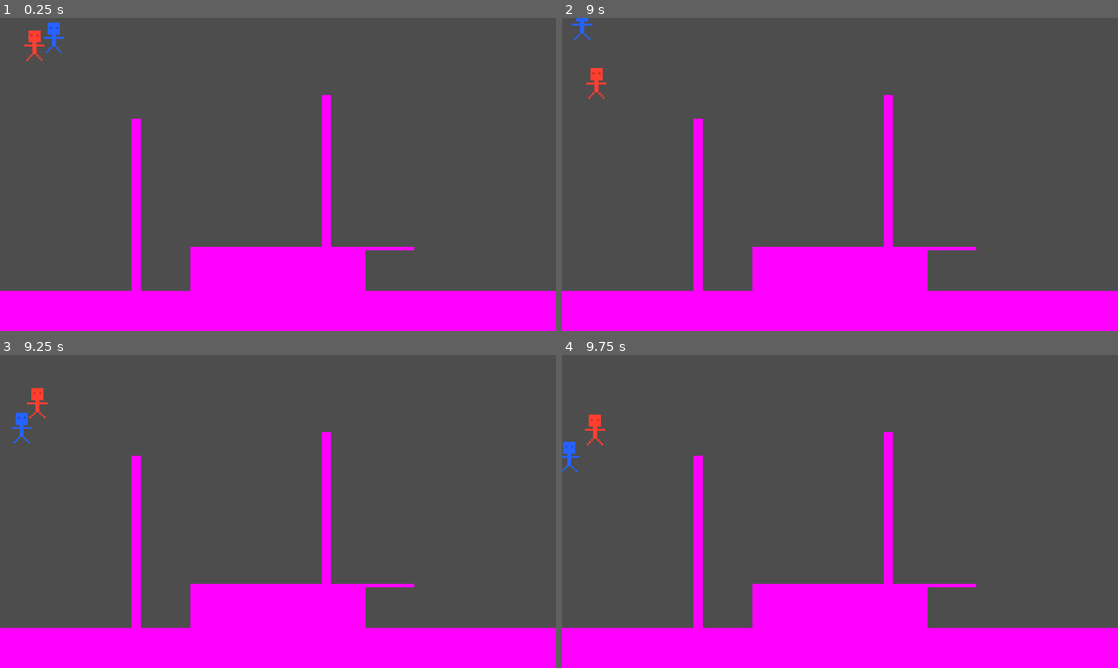
Above: before the commit, frames 1-4 (two rows, left to right).
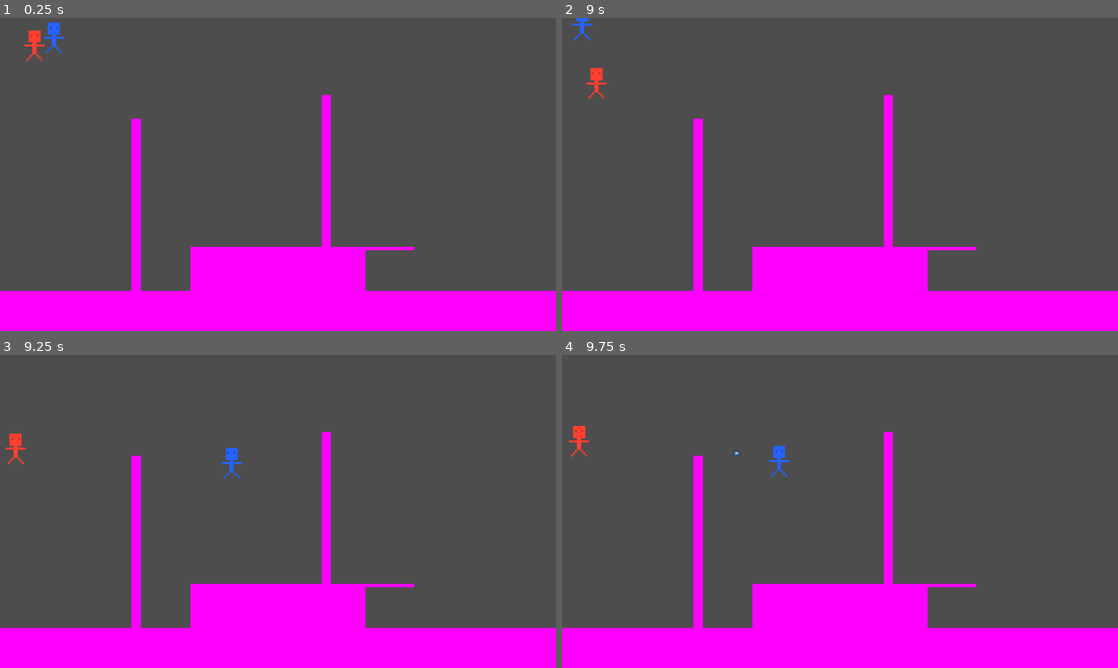
Above: after the commit, the same moments.

Repository: Fezezen/GGJ2024
Game: Godot game, scene res://Levels/TestScene.tscn
Two runs of this game, one before a commit and one after it. Both use one fixed random seed, a clock stepped at 60 frames per second and the inputs below. The engine's default icon, where the game draws it, is replaced by a stand-in: a white triangle on a blue panel in a dark square.
Inputs:
- Up to frame 1 (0.25 s): no input
- Up to frame 2 (9 s): hold D (p1_move_right) 0.53-2.03 s; tap S (p1_shoot) every 0.75 s from 0.6 to 8.85 s; tap W (p1_jump) at 0.77, 1.52, 3.02, 3.77, 4.52, 6.02, 6.77, 7.52 s; hold A (p1_move_left) 2.03-2.78 s; hold D (p1_move_right) 2.78-4.28 s; hold A (p1_move_left) 4.28-5.03 s; hold D (p1_move_right) 5.03-5.78 s; hold A (p1_move_left) 5.78-7.28 s; hold D (p1_move_right) from 7.28 s (still down)
- Up to frame 3 (9.25 s): keep holding D (p1_move_right); tap W (p1_jump) at 9.02 s
- Up to frame 4 (9.75 s): release D (p1_move_right) at 9.53 s; hold A (p1_move_left) from 9.53 s (still down); tap S (p1_shoot) at 9.6 s

Frames 1-2 are identical in both runs. In frame 3, 0.6% of the frame differs, in the area x 1-44%, y 10-40%; in frame 4, 0.6%, in the area x 0-41%, y 18-39%.

Commit message:
level 1 stuff

Diff:
--- a/Levels/level_1.tscn
+++ b/Levels/level_1.tscn
@@ -1,8 +1,9 @@
-[gd_scene load_steps=6 format=3 uid="uid://3sntgov2ckg6"]
+[gd_scene load_steps=7 format=3 uid="uid://3sntgov2ckg6"]
 
 [ext_resource type="Texture2D" uid="uid://dyagu2c5u7ppq" path="res://Sprites/arcade_platformerV2.png" id="1_quijy"]
 [ext_resource type="PackedScene" uid="uid://dky3k75q8h8md" path="res://Prefabs/player1.tscn" id="2_hsygr"]
 [ext_resource type="PackedScene" uid="uid://cg62rpkhgdts7" path="res://Prefabs/player2.tscn" id="3_atmg7"]
+[ext_resource type="Texture2D" uid="uid://dmwhga8gxaobt" path="res://Sprites/Beautiful_Sky.png" id="4_oc4fg"]
 
 [sub_resource type="TileSetAtlasSource" id="TileSetAtlasSource_odab3"]
 texture = ExtResource("1_quijy")
@@ -415,12 +416,14 @@
 2:6/0 = 0
 2:6/0/physics_layer_0/linear_velocity = Vector2(0, 0)
 2:6/0/physics_layer_0/angular_velocity = 0.0
+2:6/0/physics_layer_0/polygon_0/points = PackedVector2Array(-8, -8, 8, -8, 8, 8, -8, 8)
 3:6/0 = 0
 3:6/0/physics_layer_0/linear_velocity = Vector2(0, 0)
 3:6/0/physics_layer_0/angular_velocity = 0.0
 4:6/0 = 0
 4:6/0/physics_layer_0/linear_velocity = Vector2(0, 0)
 4:6/0/physics_layer_0/angular_velocity = 0.0
+4:6/0/physics_layer_0/polygon_0/points = PackedVector2Array(-8, -8, 8, -8, 8, 8, -8, 8)
 5:6/0 = 0
 5:6/0/physics_layer_0/linear_velocity = Vector2(0, 0)
 5:6/0/physics_layer_0/angular_velocity = 0.0
@@ -1342,10 +1345,16 @@
 tile_set = SubResource("TileSet_c3bt8")
 format = 2
 layer_0/name = "Ground"
-layer_0/tile_data = PackedInt32Array(851968, 917504, 5, 8519 …(131 unchanged characters)… 1976, 917504, 5, 851977, 917504, 5, 851978, 917504, 5, 851979, 917504, 5, 851980, 917504, 5, 851981, 917504, 5, 851982, 917504, 5, 851983, 917504, 5, 851984, 917504, 5, 851985, 917504, 5, 851986, 917504, 5, 851987, 917504, 5, 851988, 917504, 5, 851989, 917504, 5, 851990, 917504, 5, 851991, 917504, 5, 786432, 917504, 4, 786433, 917504, 4, 786434, 917504, 4, 786435, 917504, 4, 786436, 917504, 4, 786437, 917504, 4, 786438, 917504, 4, 786439, 917504, 4, 786440, 917504, 4, 786441, 917504, 4, 786442, 917504, 4, 786443, 917504, 4, 786444, 917504, 4, 786445, 917504, 4, 786446, 917504, 4, 786447, 917504, 4, 786448, 917504, 4, 786449, 917504, 4, 786450, 917504, 4, 786451, 917504, 4, 786452, 917504, 4, 786453, 917504, 4, 786454, 917504, 4, 786455, 917504, 4)
+layer_0/tile_data = PackedInt32Array(851968, 917504, 5, 8519 …(131 unchanged characters)… 1976, 917504, 5, 851977, 917504, 5, 851982, 917504, 5, 851983, 917504, 5, 851984, 917504, 5, 851985, 917504, 5, 851986, 917504, 5, 851987, 917504, 5, 851988, 917504, 5, 851989, 917504, 5, 851990, 917504, 5, 851991, 917504, 5, 786455, 917504, 4, 786454, 917504, 4, 786453, 917504, 4, 786452, 917504, 4, 786451, 917504, 4, 786450, 917504, 4, 786449, 917504, 4, 786448, 917504, 4, 786447, 917504, 4, 786446, 917504, 4, 786441, 917504, 4, 786440, 917504, 4, 786439, 917504, 4, 786438, 917504, 4, 786437, 917504, 4, 786436, 917504, 4, 786435, 917504, 4, 786434, 917504, 4, 786433, 917504, 4, 786432, 917504, 4, 327690, 262144, 6, 327691, 262144, 6, 327692, 262144, 6, 327693, 262144, 6, 196626, 131072, 6, 196627, 131072, 6, 196628, 131072, 6, 196613, 131072, 6, 196612, 131072, 6, 196611, 131072, 6, 262161, 131072, 6, 262150, 131072, 6)
 
 [node name="Player" parent="." instance=ExtResource("2_hsygr")]
-position = Vector2(92, 70)
+position = Vector2(92, 790)
 
 [node name="Player2" parent="." instance=ExtResource("3_atmg7")]
-position = Vector2(1788, 68)
+position = Vector2(1788, 798)
+
+[node name="BeautifulSky" type="Sprite2D" parent="."]
+z_index = -1
+position = Vector2(965.5, 483.5)
+scale = Vector2(1.38065, 1.88404)
+texture = ExtResource("4_oc4fg")
--- a/Scripts/Player.gd
+++ b/Scripts/Player.gd
@@ -1,8 +1,7 @@
 extends CharacterBody2D
 
-
 const SPEED = 300.0
-const JUMP_VELOCITY = -450.0
+const JUMP_VELOCITY = -480.0
 
 # Get the gravity from the project settings to be synced with RigidBody nodes.
 var gravity = ProjectSettings.get_setting("physics/2d/default_gravity")
Binary file added: Sprites/Beautiful_Sky.png
Not shown, added: Sprites/Beautiful_Sky.png.import
